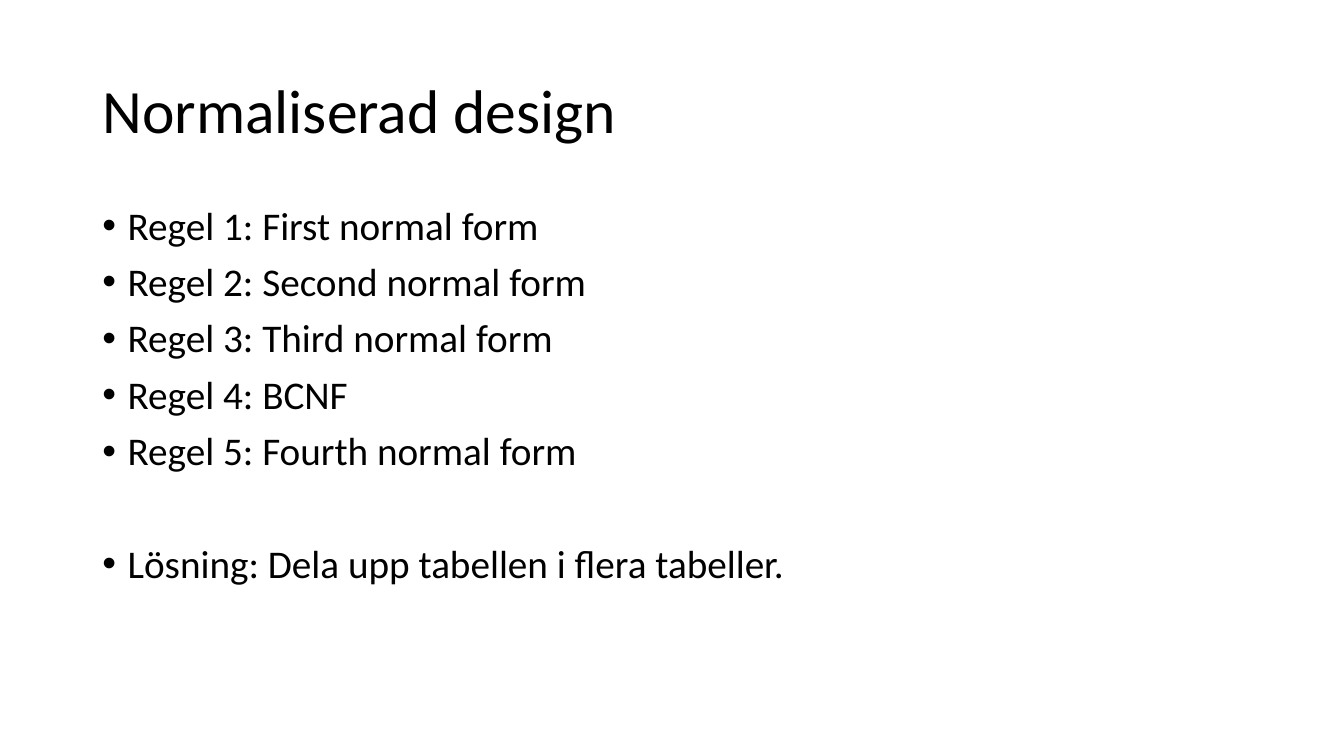
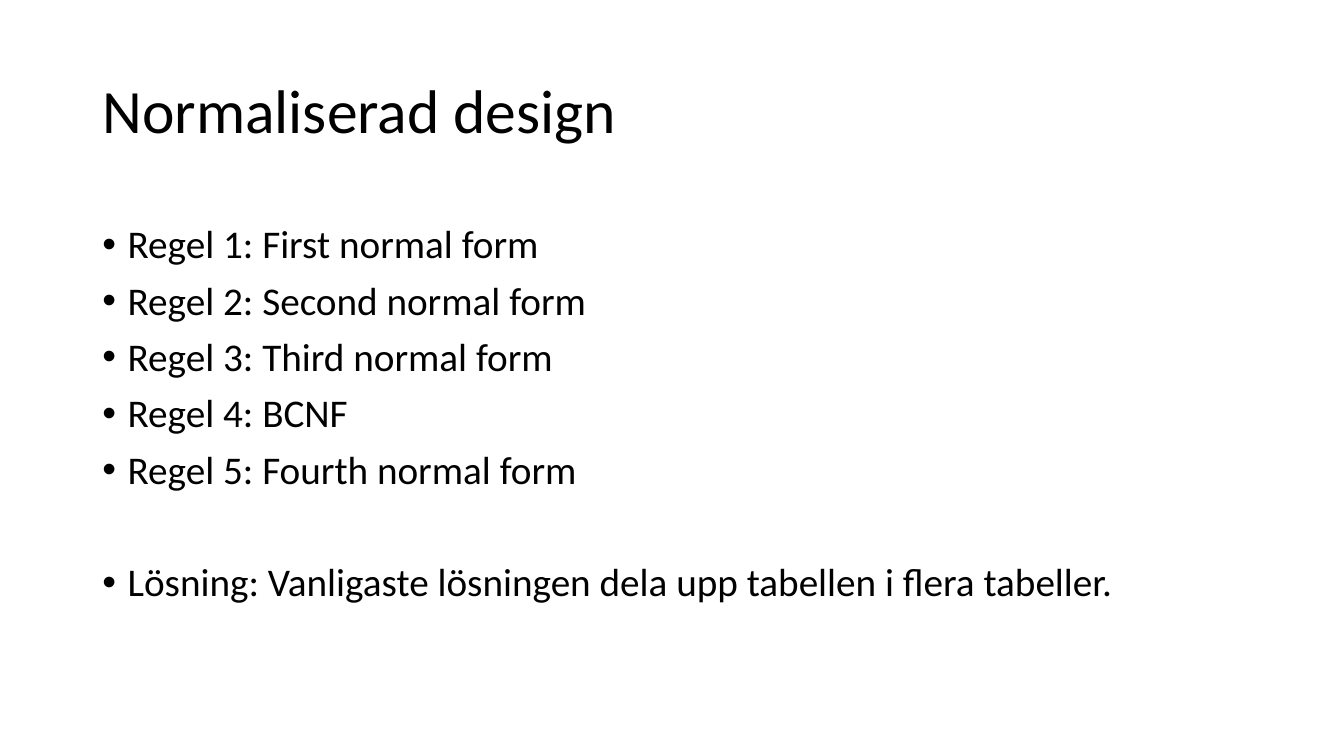
Before and after one commit to abbjetmus/FN-projekt, a slide deck: slide 14 of Relationsdatabaser.pptx (slide 13 before the commit). Drawn at 1344x756 pixels with LibreOffice and Linux fonts; fonts in the diff are those of the drawing. Boxes give left, top, right and bottom in pixels: in the first picture for what was removed or moved away, otherwise in the second. Text is boxed around its words. In the diff, an @@ line names an element or a change of style, - is before the commit and + after.

```diff
--- a/Relationsdatabaser.pptx
+++ b/Relationsdatabaser.pptx
@@ text "Regel 1: First normal form" moved from (x1=128, y1=212, x2=783, y2=585) to (x1=128, y1=230, x2=1112, y2=603) @@
@@ text at (x1=128, y1=568, x2=1112, y2=603): text changed @@
-• Lösning: Dela upp tabellen i flera tabeller.
+• Lösning: Vanligaste lösningen dela upp tabellen i flera tabeller.
```
Also in this commit, not shown: 3 other slides changed, 4 slides added.
